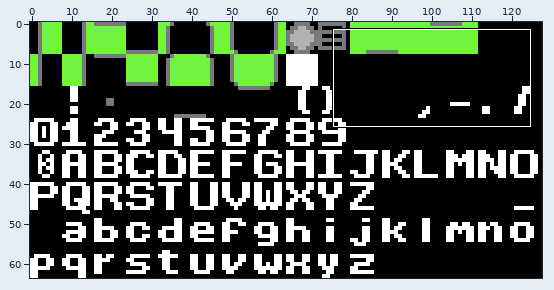
Pixel-art file -- images/title.aseprite. The picture above shows the old version from afar; the outline marks the close-up.
Close-up. Earlier state:
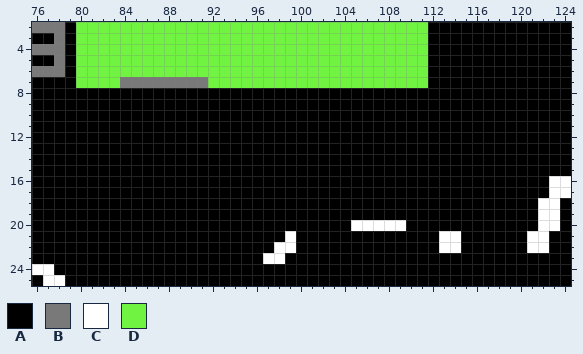
128x64 pixels, 1 frame. Shown: x 76..124, y 2..25.
Palette (. is transparent): A #000000  B #797979  C #ffffff  D #71f341
Pixels before, first column x 76:
 2 BBBADDDDDDDDDDDDDDDDDDDDDDDDDDDDDDDDAAAAAAAAAAAAA
 3 AABADDDDDDDDDDDDDDDDDDDDDDDDDDDDDDDDAAAAAAAAAAAAA
 4 BBBADDDDDDDDDDDDDDDDDDDDDDDDDDDDDDDDAAAAAAAAAAAAA
 5 AABADDDDDDDDDDDDDDDDDDDDDDDDDDDDDDDDAAAAAAAAAAAAA
 6 BBBADDDDDDDDDDDDDDDDDDDDDDDDDDDDDDDDAAAAAAAAAAAAA
 7 AAAADDDDBBBBBBBBDDDDDDDDDDDDDDDDDDDDAAAAAAAAAAAAA
 8 AAAAAAAAAAAAAAAAAAAAAAAAAAAAAAAAAAAAAAAAAAAAAAAAA
 9 AAAAAAAAAAAAAAAAAAAAAAAAAAAAAAAAAAAAAAAAAAAAAAAAA
10 AAAAAAAAAAAAAAAAAAAAAAAAAAAAAAAAAAAAAAAAAAAAAAAAA
11 AAAAAAAAAAAAAAAAAAAAAAAAAAAAAAAAAAAAAAAAAAAAAAAAA
12 AAAAAAAAAAAAAAAAAAAAAAAAAAAAAAAAAAAAAAAAAAAAAAAAA
13 AAAAAAAAAAAAAAAAAAAAAAAAAAAAAAAAAAAAAAAAAAAAAAAAA
14 AAAAAAAAAAAAAAAAAAAAAAAAAAAAAAAAAAAAAAAAAAAAAAAAA
15 AAAAAAAAAAAAAAAAAAAAAAAAAAAAAAAAAAAAAAAAAAAAAAAAA
16 AAAAAAAAAAAAAAAAAAAAAAAAAAAAAAAAAAAAAAAAAAAAAAACC
17 AAAAAAAAAAAAAAAAAAAAAAAAAAAAAAAAAAAAAAAAAAAAAAACC
18 AAAAAAAAAAAAAAAAAAAAAAAAAAAAAAAAAAAAAAAAAAAAAACCA
19 AAAAAAAAAAAAAAAAAAAAAAAAAAAAAAAAAAAAAAAAAAAAAACCA
20 AAAAAAAAAAAAAAAAAAAAAAAAAAAAACCCCCAAAAAAAAAAAACCA
21 AAAAAAAAAAAAAAAAAAAAAAACAAAAAAAAAAAAACCAAAAAACCAA
22 AAAAAAAAAAAAAAAAAAAAAACCAAAAAAAAAAAAACCAAAAAACCAA
23 AAAAAAAAAAAAAAAAAAAAACCAAAAAAAAAAAAAAAAAAAAAAAAAA
24 CCAAAAAAAAAAAAAAAAAAAAAAAAAAAAAAAAAAAAAAAAAAAAAAA
25 ACCAAAAAAAAAAAAAAAAAAAAAAAAAAAAAAAAAAAAAAAAAAAAAA
After:
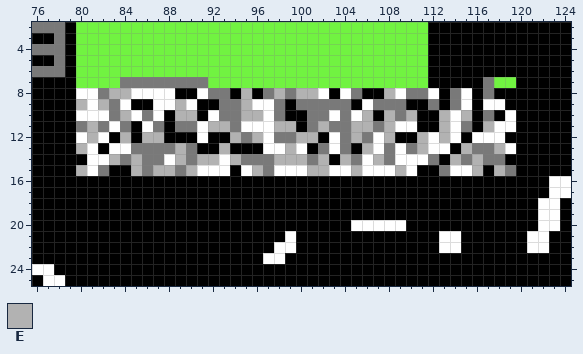
Colours new in this view: E #b2b2b2
Commit: Add static and sprite zero layers to the screen conversion stuff
The exact change:
y 7: x 117..119 AAA -> BDD
y 8: x 80..88 AAAAAAAAA -> CCBEECCCC; x 91..93 AAA -> CBB; x 95 A -> E; x 97..102 AAAAAA -> BEBEEC; x 104..105 AA -> CB; x 108..112 AAAAA -> ECBBC; x 114..115 AA -> BC; x 117 A -> B
y 9: x 80..84 AAAAA -> ECEBC; x 87..90 AAAA -> CCEC; x 93..98 AAAAAA -> BBECCB; x 100..104 AAAAA -> BBBBB; x 106..109 AAAA -> CBBB; x 112 A -> B; x 114..115 AA -> BC; x 117..118 AA -> CC
y 10: x 80..87 AAAAAAAA -> CCCBECBC; x 89..90 AA -> EE; x 92..98 AAAAAAA -> CBBEECB; x 101..106 AAAAAA -> BBCBCE; x 108..110 AAA -> EBE; x 113..115 AAA -> ECE; x 117 A -> B; x 119 A -> C
y 11: x 80..84 AAAAA -> BEBCB; x 86..87 AA -> CB; x 89..99 AAAAAAAAAAA -> BBCEEBCCCEE; x 101..110 AAAAAAAAAA -> BEBBEEBECC; x 113..115 AAA -> ECB; x 117..119 AAA -> ECC
y 12: x 80..82 AAA -> CEC; x 84 A -> E; x 86..87 AA -> EE; x 91 A -> C; x 94..101 AAAAAAAA -> EBECBBEE; x 103..108 AAAAAA -> CBEBCE; x 111..114 AAAA -> ECEC; x 116..118 AAA -> CCC
y 13: x 80..81 AA -> EC; x 83..90 AAAAAAAA -> CCBBBBEB; x 93 A -> E; x 97..100 AAAA -> CCEC; x 102..104 AAA -> BCB; x 106..113 AAAAAAAA -> ECBCBECC; x 115..119 AAAAA -> EBBEC
y 14: x 81..102 AAAAAAAAAAAAAAAAAAAAAA -> CCEBEBBCEBEECEBBBEEEBE; x 104..112 AAAAAAAAA -> EBCEBCCCB; x 114..118 AAAAA -> EBEBB
y 15: x 80..82 AAA -> ECB; x 85..93 AAAAAAAAA -> EBEEBECCC; x 95..110 AAAAAAAAAAAAAAAA -> CEBCCCEECCECCCEC; x 113..116 AAAA -> BCCE; x 118..119 AA -> EB
Pixel boxes of the changes (left, top, right, bottom) in both close-ups:
changed: (76, 77, 516, 176)
